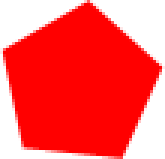
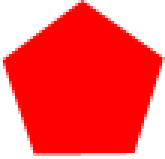
The second 165 × 159 image is a revision of the first. Changes to its layers:
painted on "Shape 1" over [0, 0, 165, 159]
